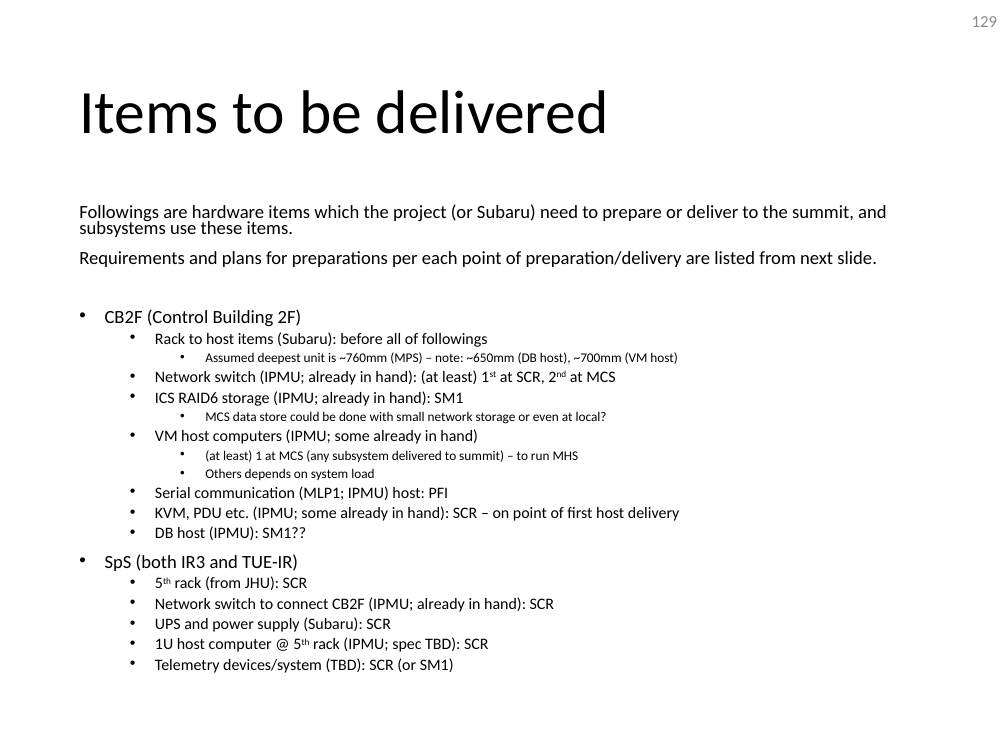
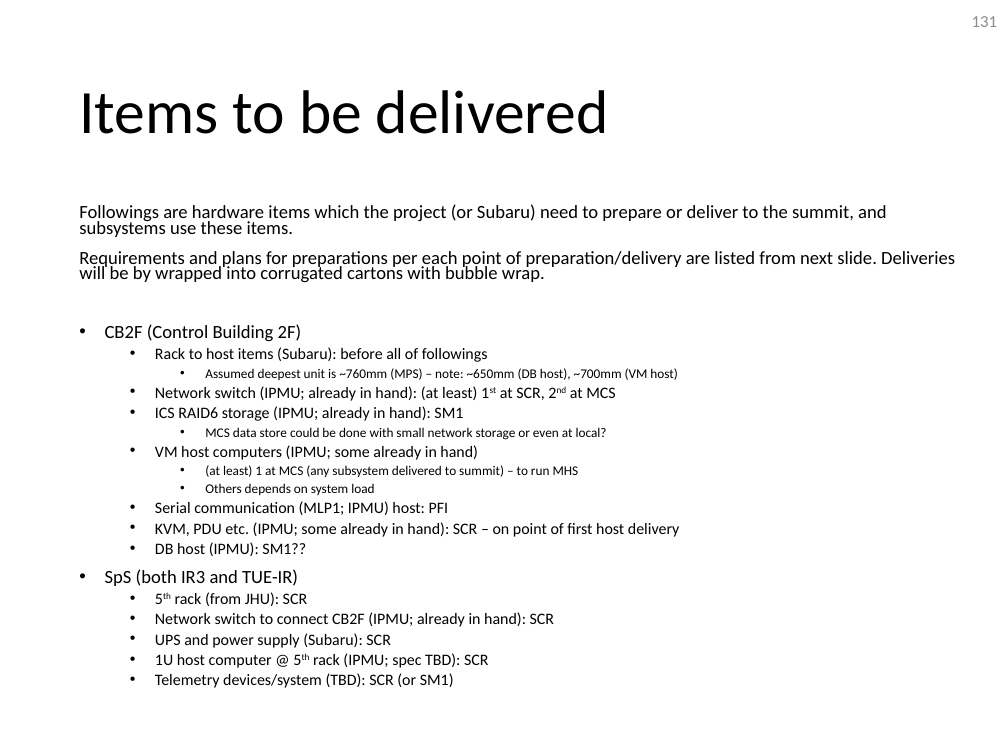
Before and after one commit to Subaru-PFS/ics_doc, a slide deck: slide 131 of SSN-00029.pptx (slide 129 before the commit). Drawn at 1008x756 pixels with LibreOffice and Linux fonts; fonts in the diff are those of the drawing. Boxes give left, top, right and bottom in pixels: in the first picture for what was removed or moved away, otherwise in the second. Text is boxed around its words. In the diff, an @@ line names an element or a change of style, - is before the commit and + after.

```diff
--- a/SSN-00029.pptx
+++ b/SSN-00029.pptx
@@ page number at (x1=972, y1=16, x2=998, y2=27): text changed @@
-129
+131
@@ text at (x1=79, y1=251, x2=955, y2=283): text changed @@
-Requirements and plans for preparations per each point of preparation/delivery are listed from next slide.
+Requirements and plans for preparations per each point of preparation/delivery are listed from next slide. Deliveries will be by wrapped into corrugated cartons with bubble wrap.
```
Also in this commit, not shown: 3 other slides changed, 2 slides added.
